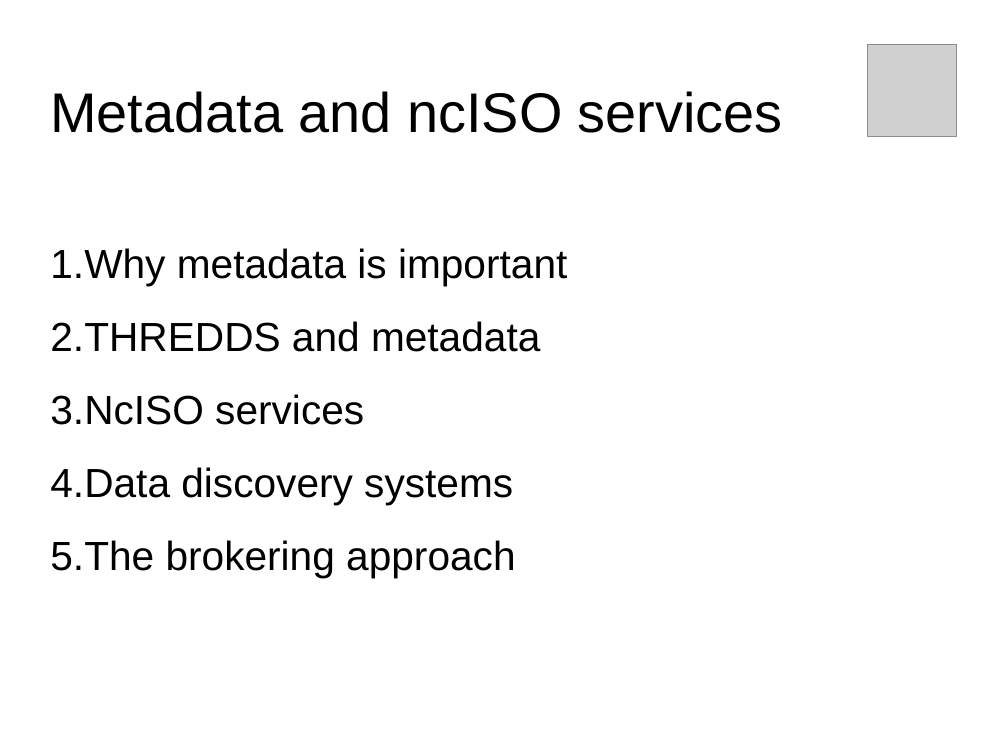
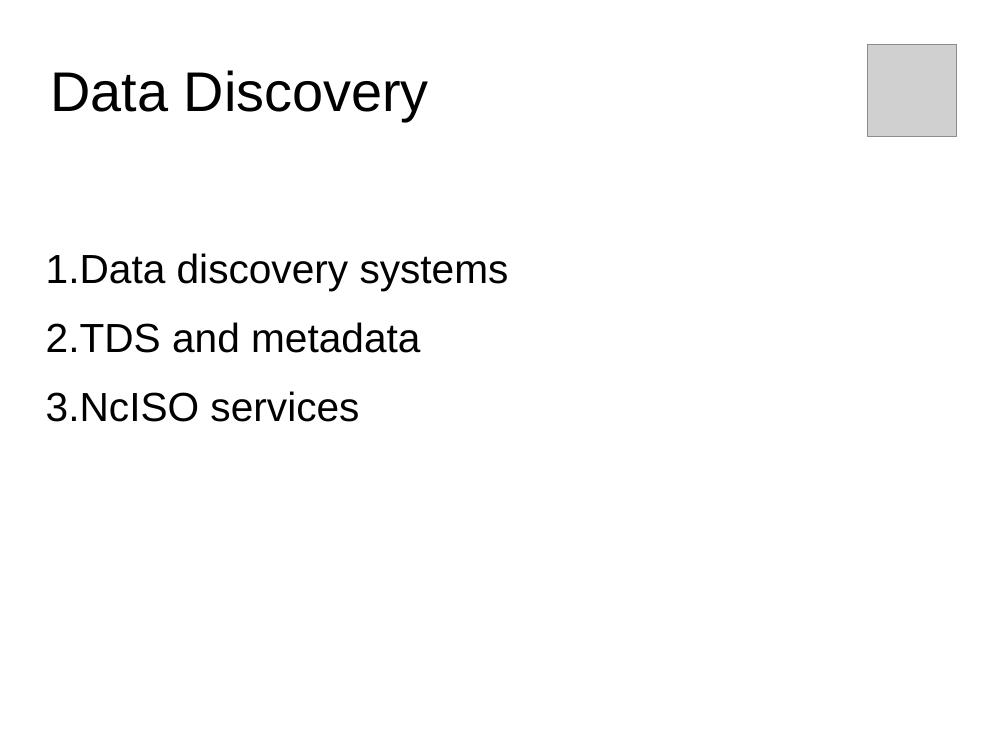
Before and after one commit to Unidata/thredds, a slide deck: slide 1 of docs/web/thredds/tech/tds4.3/reference/ncISO/metadata_ncISO.odp. Drawn at 1008x756 pixels with LibreOffice and Linux fonts; fonts in the diff are those of the drawing; grey boxes stand for pictures. Boxes give left, top, right and bottom in pixels: in the first picture for what was removed or moved away, otherwise in the second. Text is boxed around its words. In the diff, an @@ line names an element or a change of style, - is before the commit and + after.

```diff
--- a/docs/web/thredds/tech/tds4.3/reference/ncISO/metadata_ncISO.odp
+++ b/docs/web/thredds/tech/tds4.3/reference/ncISO/metadata_ncISO.odp
@@ title at (x1=50, y1=70, x2=429, y2=121): text changed @@
-Metadata and ncISO services
+Data Discovery
@@ subtitle at (x1=46, y1=253, x2=509, y2=353): text changed @@
-1. Why metadata is important
-2. THREDDS and metadata
+1. Data discovery systems
+2. TDS and metadata
@@ subtitle at (x1=46, y1=391, x2=359, y2=422): line spacing 1.5 to 1.4 @@
@@ subtitle at (x1=50, y1=467, x2=515, y2=578): paragraphs removed @@
-4. Data discovery systems
-5. The brokering approach
```
Also in this commit, not shown: 10 other slides changed, 2 slides added, 7 slides removed, 1 other file.
